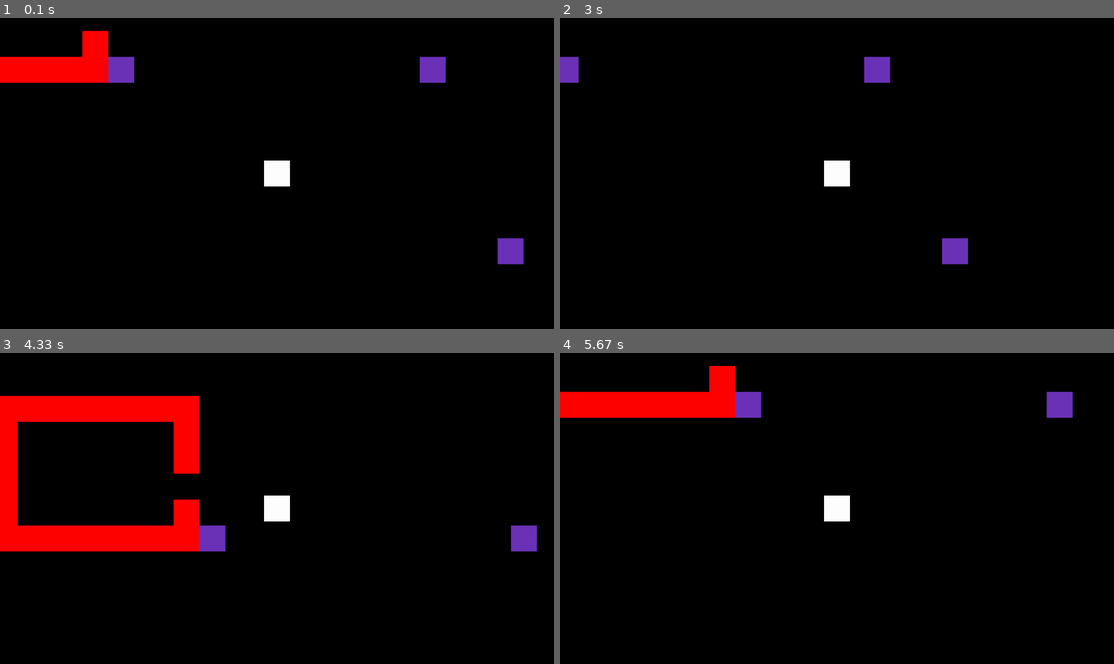
Above: before the commit, frames 1-4 (two rows, left to right).
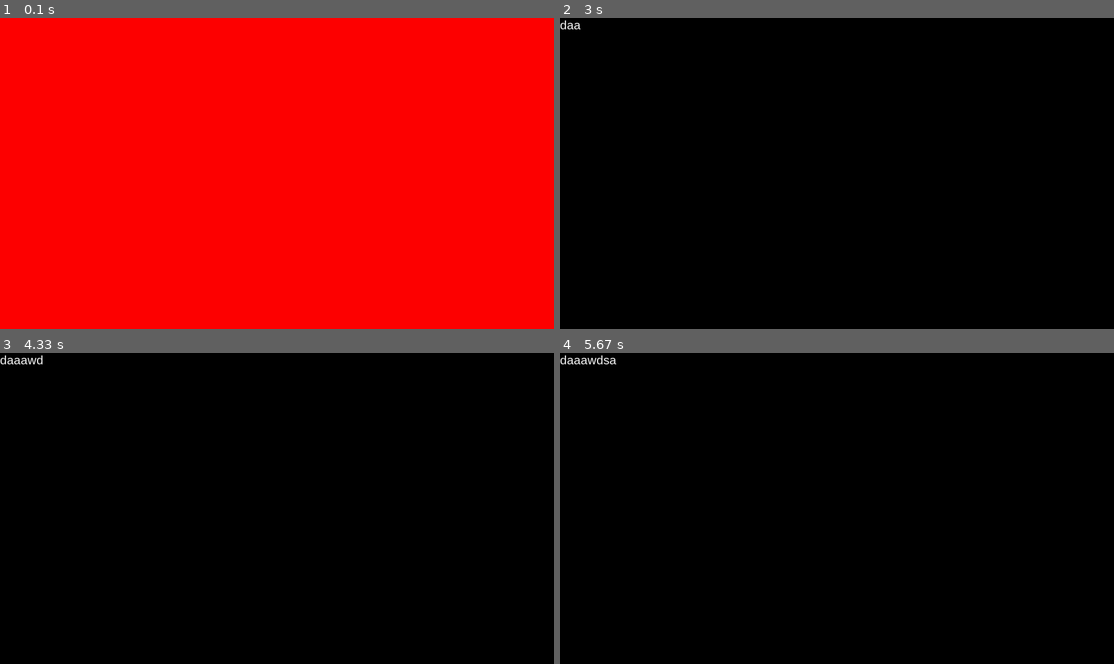
Above: after the commit, the same moments.

Repository: tothbence0531/pygame-project
Game: pygame game, started from main.py
Same seed, same stepped clock (60 frames per second), same inputs: the game is played once before the commit and once after it.
Inputs:
- Up to frame 1 (0.1 s): no input
- Up to frame 2 (3 s): tap Space at 0.33 s; hold D 0.67-1.13 s; hold W 1.17-1.47 s; hold D 1.5-1.97 s; hold A 2-2.53 s; hold S 2.57-2.87 s; hold Backspace from 2.9 s (still down); hold A from 2.9 s (still down)
- Up to frame 3 (4.33 s): release Backspace at 3.3 s; release A at 3.3 s; hold A 3.33-3.73 s; hold W 3.77-4.13 s; hold D from 4.17 s (still down)
- Up to frame 4 (5.67 s): release D at 4.8 s; hold S 4.83-5.2 s; hold A from 5.23 s (still down)

The runs differ from the first frame. In frame 1, 98% of the frame differs, in the area x 0-100%, y 0-100%; in frame 2, 1.5%; in frame 3, 9.7%; in frame 4, 4.4%.

Commit message:
fighting system

Diff:
--- a/StateManager.py
+++ /dev/null
@@ -1,44 +0,0 @@
-import pygame
-from config import *
-from player import *
-from terrain import *
-from enemy import *
-
-class StateManager:
-    def __init__(self, state):
-        self._state = state
-
-    def get_state(self):
-        return self._state
-
-    def set_state(self, state):
-        self._state = state
-
-
-class Start:
-    def __init__(self, screen, stateManager):
-        self.screen = screen
-        self.stateManager = stateManager
-
-    def run(self):
-        self.screen.fill(RED)
-        keys = pygame.key.get_pressed()
-        if keys[pygame.K_SPACE]:
-            self.stateManager.set_state("level")
-
-
-class Level:
-    def __init__(self, level, stateManager):
-        self.player = None
-        self.level = level
-        self.stateManager = stateManager
-
-    def run(self):
-        for i, row in enumerate(self.level):
-            for j, column in enumerate(row):
-                if column == "T":
-                    Terrain(self, j, i)
-                if column == "P":
-                    self.player = Player(self, j, i)
-                if column == "E":
-                    Enemy(self, j, i)
--- /dev/null
+++ b/debug.py
@@ -0,0 +1,8 @@
+class Debug:
+    def __init__(self, screen, font):
+        self.screen = screen
+        self.font = font
+
+    def draw(self, string):
+        debug_text = self.font.render(string, True, (255, 255, 255))
+        self.screen.blit(debug_text, (0, 0))
--- a/main.py
+++ b/main.py
@@ -4,8 +4,10 @@
 from config import *
 from camera import *
 from enemy import *
+from debug import*
 
 pygame.init()
+font = pygame.font.SysFont('Arial', 30)
 
 class Game:
     def __init__(self):
@@ -17,6 +19,16 @@
         self.running = True
         self.clock = pygame.time.Clock()
         self.create_tilemap()
+        self.stateManager = StateManager("start")
+        self.start = Start(self.screen, self.stateManager)
+        self.level = Level(self, self.stateManager)
+        self.fight = Fight(self.screen, self.stateManager, self)
+        self.states = {
+            "start": self.start,
+            "level": self.level,
+            "fight": self.fight
+        }
+        self.debug = Debug(self.screen, font)
 
     def create_tilemap(self):
 
@@ -40,12 +52,67 @@
                 if event.type == pygame.QUIT:
                     self.running = False
 
-            self.all_sprites.custom_draw(self.player)
-            self.all_sprites.update()
+            self.states[StateManager.get_state(self.stateManager)].run()
 
             pygame.display.flip()
 
         pygame.quit()
 
+
+class StateManager:
+    def __init__(self, state):
+        self._state = state
+
+    def get_state(self):
+        return self._state
+
+    def set_state(self, state):
+        self._state = state
+
+class Start:
+    def __init__(self, screen, stateManager):
+        self.screen = screen
+        self.stateManager = stateManager
+
+    def run(self):
+        self.screen.fill(RED)
+        keys = pygame.key.get_pressed()
+        if keys[pygame.K_SPACE]:
+            self.stateManager.set_state("level")
+
+class Level:
+    def __init__(self, level, stateManager):
+        self.level = level
+        self.stateManager = stateManager
+
+
+    def run(self):
+        self.level.all_sprites.custom_draw(self.level.player)
+        self.level.all_sprites.update()
+
+class Fight:
+    def __init__(self, screen, stateManager, game):
+        self.screen = screen
+        self.stateManager = stateManager
+        self.value = ""
+        self.game = game
+        self.running = True
+
+    def run(self):
+        while self.running:
+            self.screen.fill(BLACK)
+            for event in pygame.event.get():
+                if event.type == pygame.KEYDOWN:
+                    if event.key == pygame.K_BACKSPACE:
+                        self.value = self.value[:-1]
+                    else:
+                        self.value += event.unicode
+                if event.type == pygame.QUIT:
+                    self.running = False
+                    self.game.running = False
+
+            game.debug.draw(self.value)
+            pygame.display.flip()
+
 game = Game()
 game.loop()
--- a/player.py
+++ b/player.py
@@ -74,4 +74,5 @@
         hits = pygame.sprite.spritecollide(self, self.game.enemies, False)
         if hits:
             print(hits)
-            self.game.screen.fill(BLACK)
+            #self.game.screen.fill(BLACK)
+            self.game.stateManager.set_state("fight")
